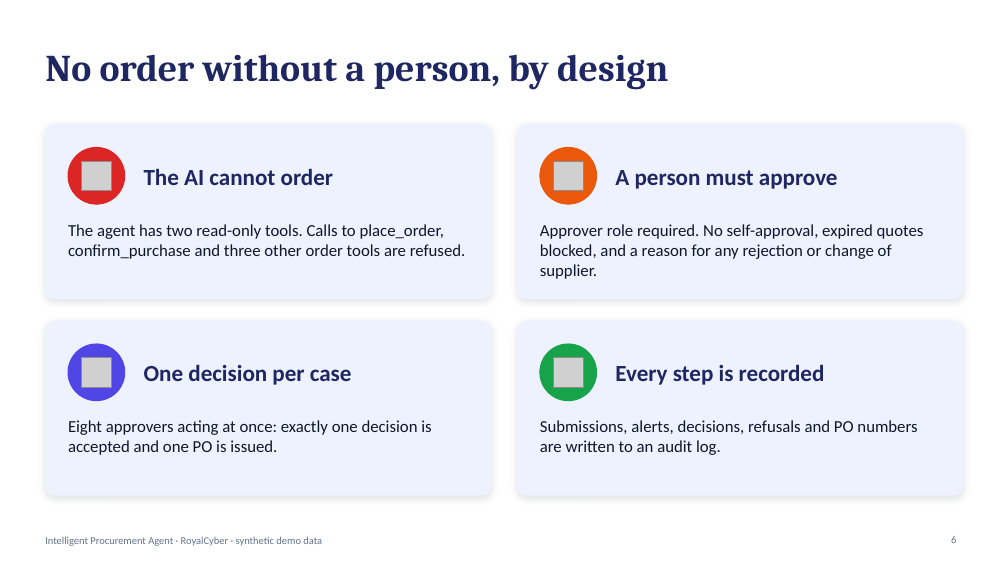
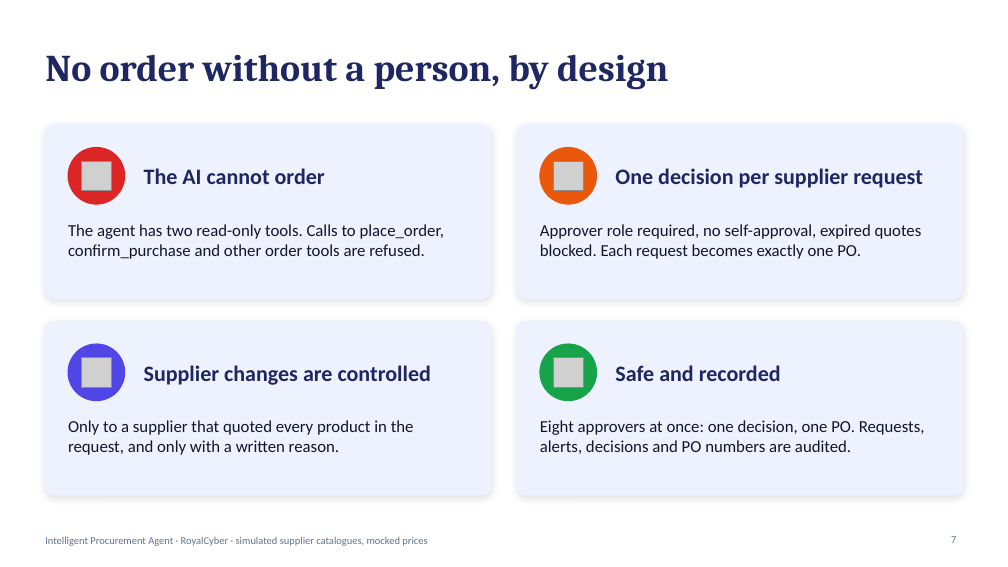
Before and after one commit to Madhukar07565/intelligent-procurement-agent, a slide deck: slide 7 of docs/presentation/Intelligent-Procurement-Agent.pptx (slide 6 before the commit). Drawn at 1008x567 pixels with LibreOffice and Linux fonts; fonts in the diff are those of the drawing; grey boxes stand for pictures. Boxes give left, top, right and bottom in pixels: in the first picture for what was removed or moved away, otherwise in the second. Text is boxed around its words. In the diff, an @@ line names an element or a change of style, - is before the commit and + after.

Commit message:
Update architecture diagrams, docs and deck for one approval request and PO per supplier

```diff
--- a/docs/presentation/Intelligent-Procurement-Agent.pptx
+++ b/docs/presentation/Intelligent-Procurement-Agent.pptx
@@ text "The AI cannot order" at bbox=[144, 168, 325, 184]: size 22 to 21 pt @@
@@ text at bbox=[615, 168, 923, 188]: text changed; size 22 to 21 pt @@
-A person must approve
+One decision per supplier request
@@ text at bbox=[68, 224, 445, 259]: text changed @@
-The agent has two read-only tools. Calls to place_order, confirm_purchase and three other order tools are refused.
+The agent has two read-only tools. Calls to place_order, confirm_purchase and other order tools are refused.
@@ text at bbox=[540, 224, 922, 259]: text changed @@
-Approver role required. No self-approval, expired quotes blocked, and a reason for any rejection or change of supplier.
+Approver role required, no self-approval, expired quotes blocked. Each request becomes exactly one PO.
@@ text at bbox=[144, 365, 431, 385]: text changed; size 22 to 21 pt @@
-One decision per case
+Supplier changes are controlled
@@ text at bbox=[615, 365, 781, 381]: text changed; size 22 to 21 pt @@
-Every step is recorded
+Safe and recorded
@@ text at bbox=[68, 420, 414, 455]: text changed @@
-Eight approvers acting at once: exactly one decision is accepted and one PO is issued.
+Only to a supplier that quoted every product in the request, and only with a written reason.
@@ text at bbox=[540, 420, 925, 454]: text changed @@
-Submissions, alerts, decisions, refusals and PO numbers are written to an audit log.
+Eight approvers at once: one decision, one PO. Requests, alerts, decisions and PO numbers are audited.
@@ text at bbox=[45, 536, 427, 546]: text changed @@
-Intelligent Procurement Agent · RoyalCyber · synthetic demo data
+Intelligent Procurement Agent · RoyalCyber · simulated supplier catalogues, mocked prices
@@ page number at bbox=[951, 536, 956, 543]: text changed @@
-6
+7
```
Also in this commit, not shown: 9 other slides changed, 3 slides added, 2 slides removed, 20 other files.
